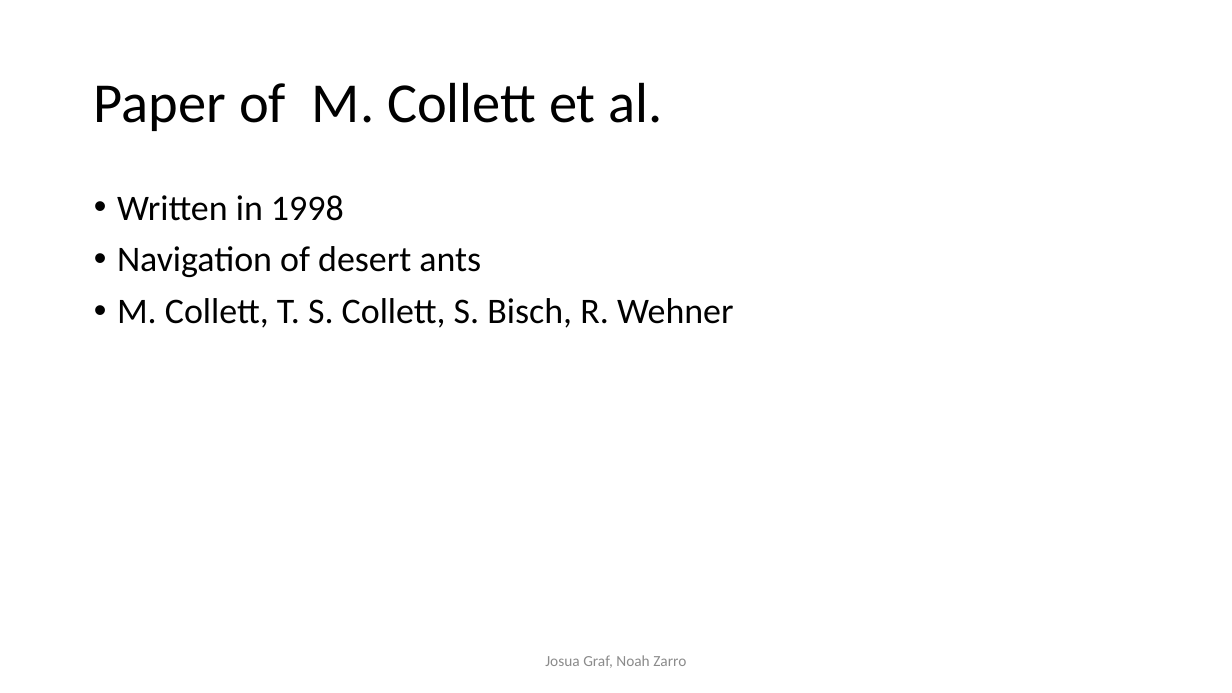
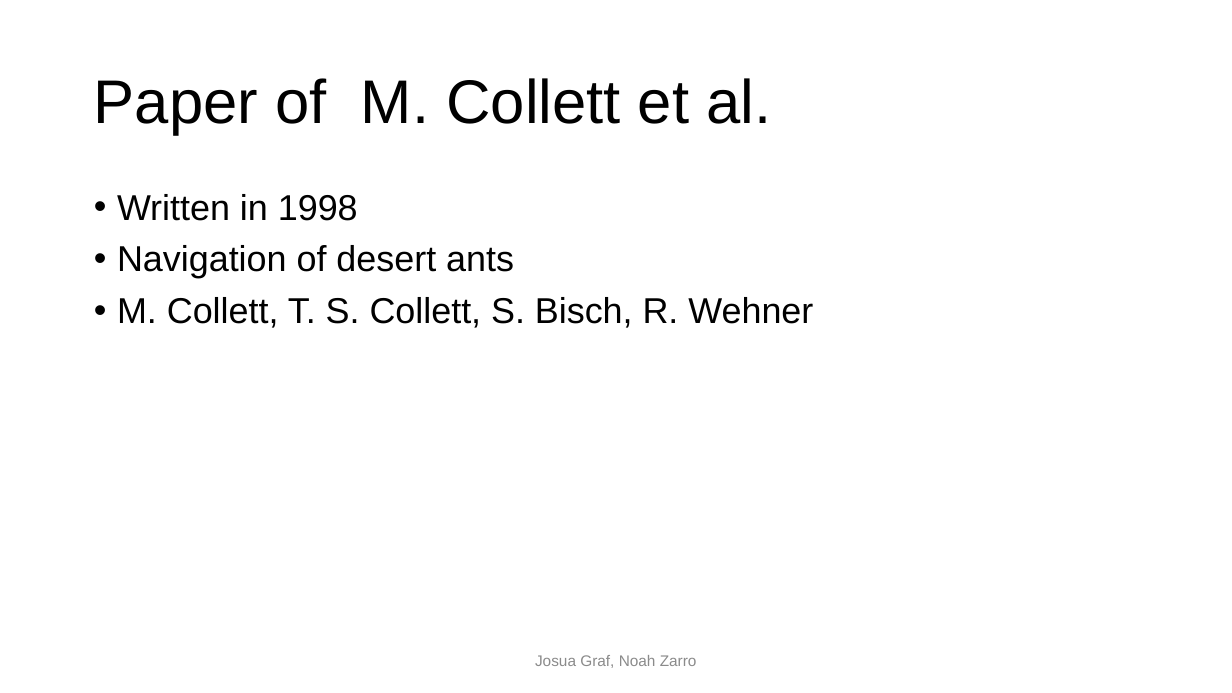
Before and after one commit to noahzarro/project_template, a slide deck: slide 2 of final_presentation/Back to home in desert.pptx. Drawn at 1232x693 pixels with LibreOffice and Linux fonts; fonts in the diff are those of the drawing; background and template pictures are left out. Boxes give left, top, right and bottom in pixels: in the first picture for what was removed or moved away, otherwise in the second. Text is boxed around its words. In the diff, an @@ line names an element or a change of style, - is before the commit and + after.

```diff
--- a/final_presentation/Back to home in desert.pptx
+++ b/final_presentation/Back to home in desert.pptx
@@ title "Paper of M. Collett et ..." at bbox=[94, 78, 771, 135]: size 44 to 48 pt, font Calibri to Arial @@
@@ text "Written in 1998" at bbox=[117, 194, 813, 328]: font Calibri to Arial @@
@@ text "Josua Graf, Noah Zarro" at bbox=[535, 655, 697, 668]: font Calibri to Arial @@
```
Also in this commit, not shown: 5 other slides changed, 6 slides added.
